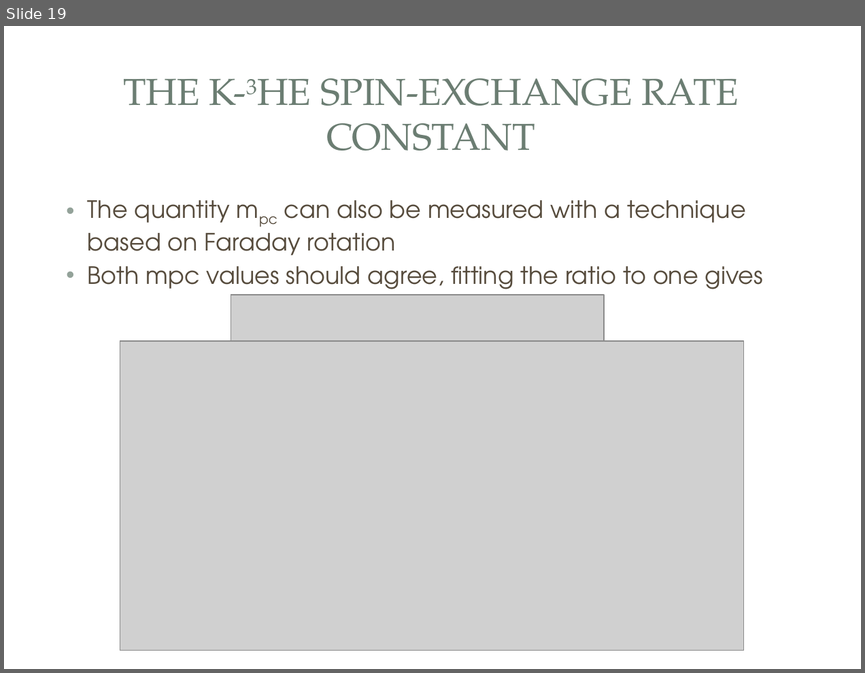
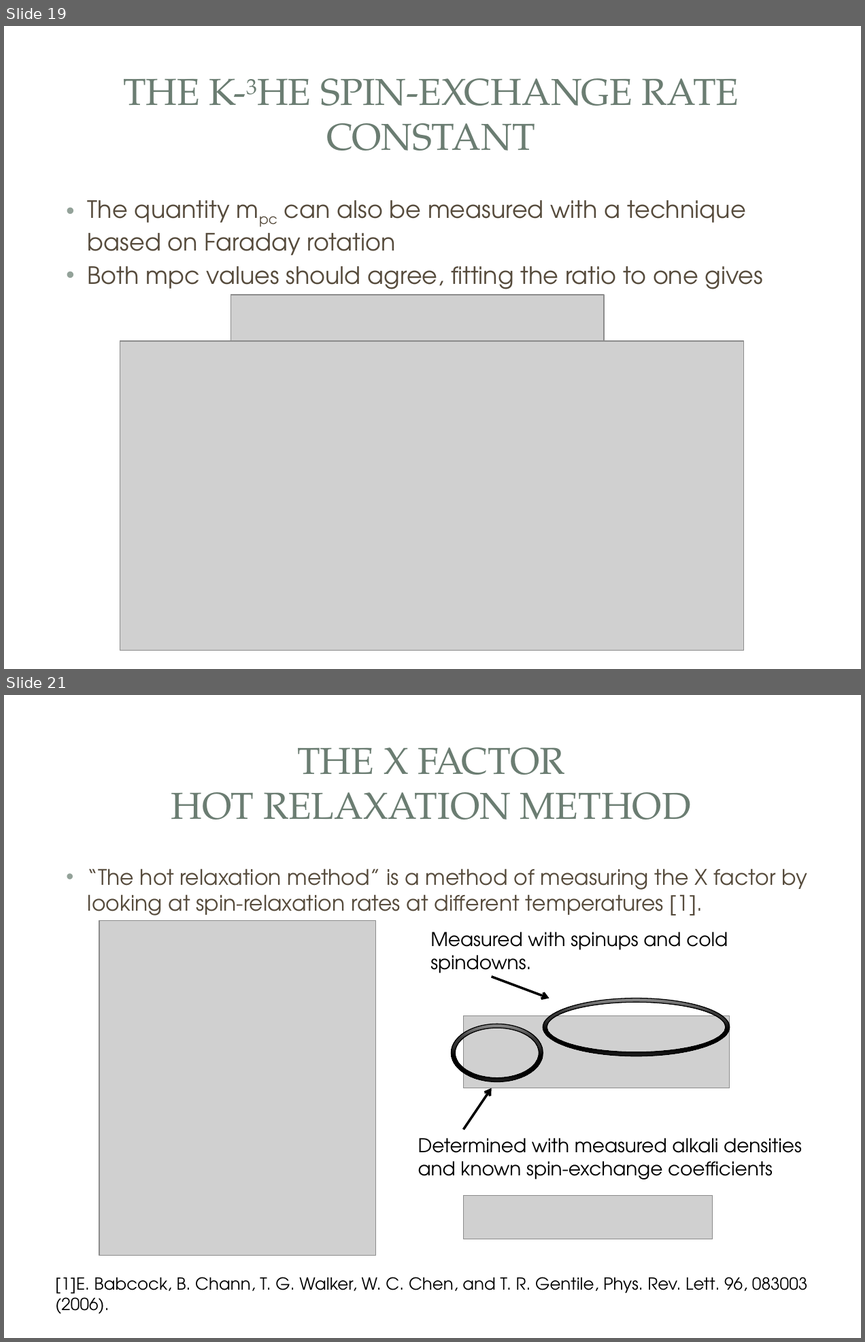
Before and after one commit to yw6vp/Final-Presentation, a slide deck: Defense.pptx. Shown one above the other, each under a label of ours: slide 19 before the commit, slides 19 and 21 after it; the slides between them are not shown. The pictures are 865x673 and 865x1342 pixels, drawn with LibreOffice and Linux fonts; fonts in the diff are those of the drawing; grey boxes stand for pictures; background and template pictures are left out. Boxes give left, top, right and bottom in pixels: in the first picture for what was removed or moved away, otherwise in the second. Text is boxed around its words. In the diff, an @@ line names an element or a change of style, - is before the commit and + after.

Commit message:
Finish X factor slides.

```diff
--- a/Defense.pptx
+++ b/Defense.pptx
@@ slide 21 added at [4, 695, 861, 1338], background picture (left out); not listed: 3 template elements that a slide beside it also shows @@
@@ title added at [171, 747, 691, 819], 31.5 pt, text #6B7D72 @@
+THE X FACTOR
+HOT RELAXATION METHOD
@@ text added at [88, 868, 807, 921], 18 pt, text #564B3C @@
+• “The hot relaxation method” is a method of measuring the X factor by looking at spin-relaxation rates at different temperatures [1].
@@ picture added at [99, 920, 375, 1255] @@
@@ text added at [430, 932, 728, 979], 16 pt, text #000000 @@
+Measured with spinups and cold spindowns.
@@ arrow added from (492, 976) to (549, 998), #000000 2 pt @@
@@ donut added at [543, 998, 730, 1057], fill gradient #909090 to #393939 to #323232 to #000000 to #222222, outline #000000 0.75 pt @@
@@ picture added at [463, 1015, 729, 1087] @@
@@ donut added at [451, 1024, 543, 1083], fill gradient #909090 to #393939 to #323232 to #000000 to #222222, outline #000000 0.75 pt @@
@@ arrow added from (463, 1130) to (492, 1088), #000000 2 pt @@
@@ text added at [418, 1138, 802, 1179], 16 pt, text #000000 @@
+Determined with measured alkali densities and known spin-exchange coefficients
@@ picture added at [463, 1195, 712, 1239] @@
@@ text added at [55, 1276, 808, 1314], 14 pt, text #000000 @@
+[1]E. Babcock, B. Chann, T. G. Walker, W. C. Chen, and T. R. Gentile, Phys. Rev. Lett. 96, 083003 (2006).
```
Also in this commit, not shown: 2 slides changed, 3 other slides added.
